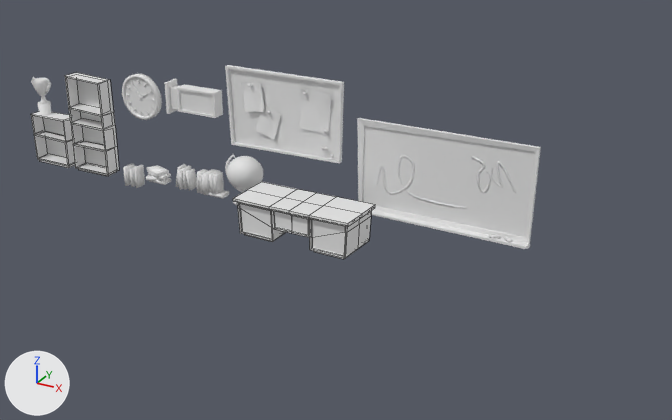
The FBX model Assets/Environment/PropFactory.fbx: old version first, new version second.
Rendered twice from a camera (50 mm lens) standing at (9.07, -18.69, 9.66) and looking at (-1.0, -0.38, 0.5). Every picture has the same lights, and +X, +Y and +Z are marked at lower left. Mesh edges are drawn as thin lines on the coarser meshes. Where no turn or scale is listed for an object, it has been applied to the vertices.

In view in the first picture: 'Books.001', 'Clock', 'ExitSign', 'NoticeBoard', 'Prop_Blackboard', 'Prop_Globe', 'Prop_ShelvesUnit', 'Prop_ShelvesUnit.001', 'TeachersDesk'.
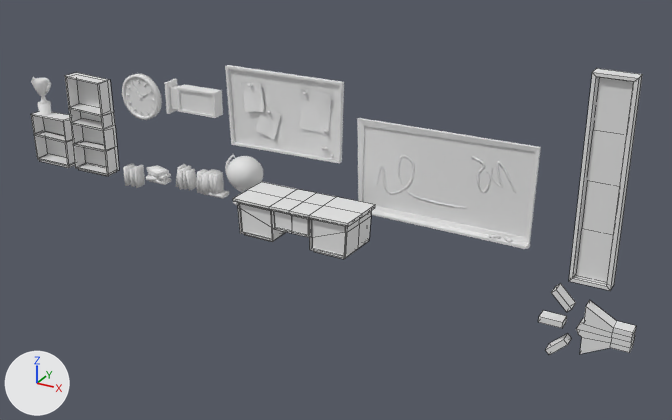
Edits to the bpy script that builds the scene:
```text
Add me_cube_009:
    me_cube_009.from_pydata(...)  # 84 vertices, 69 faces; spans x -1.04..1.05, y -0.17..0.17, z -2.09..4.66
Add me_cube_011:
    me_cube_011.from_pydata(...)  # a box spanning x -0.4..0.4, y -0.07..0.07, z -4.57..0.0
Add ob_soundometer:
    ob_soundometer = bpy.data.objects.new('SoundOMeter', me_cube_009)
    ob_soundometer.location = (5.23, 0.0, 0.0)
Add ob_soundbarrier:
    ob_soundbarrier = bpy.data.objects.new('SoundBarrier', me_cube_011)
    ob_soundbarrier.location = (5.23, 0.0, 4.56)
```

Location of each change, [x1, y1, x2, y2] in pixels of the pictures (672 x 420 px):
'SoundBarrier', added
    after: [574, 77, 634, 284]
'SoundOMeter', added
    after: [538, 68, 642, 355]
